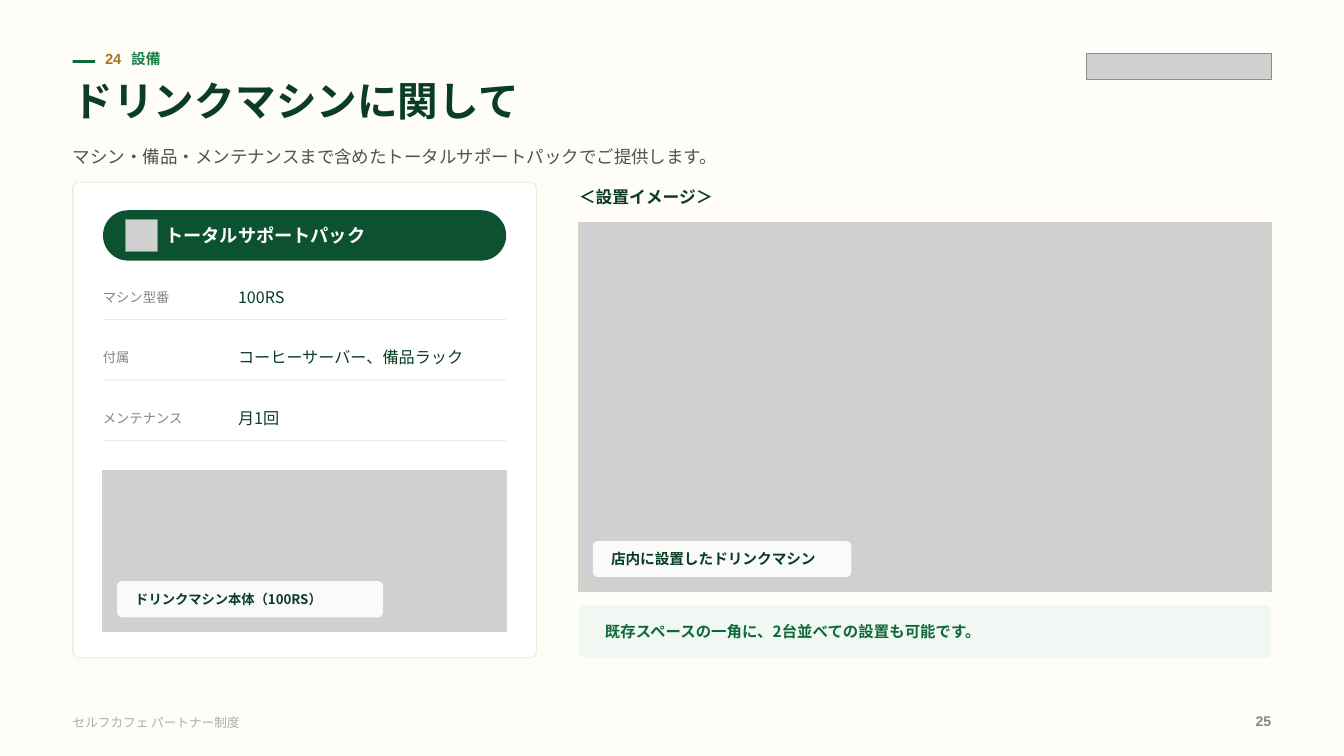
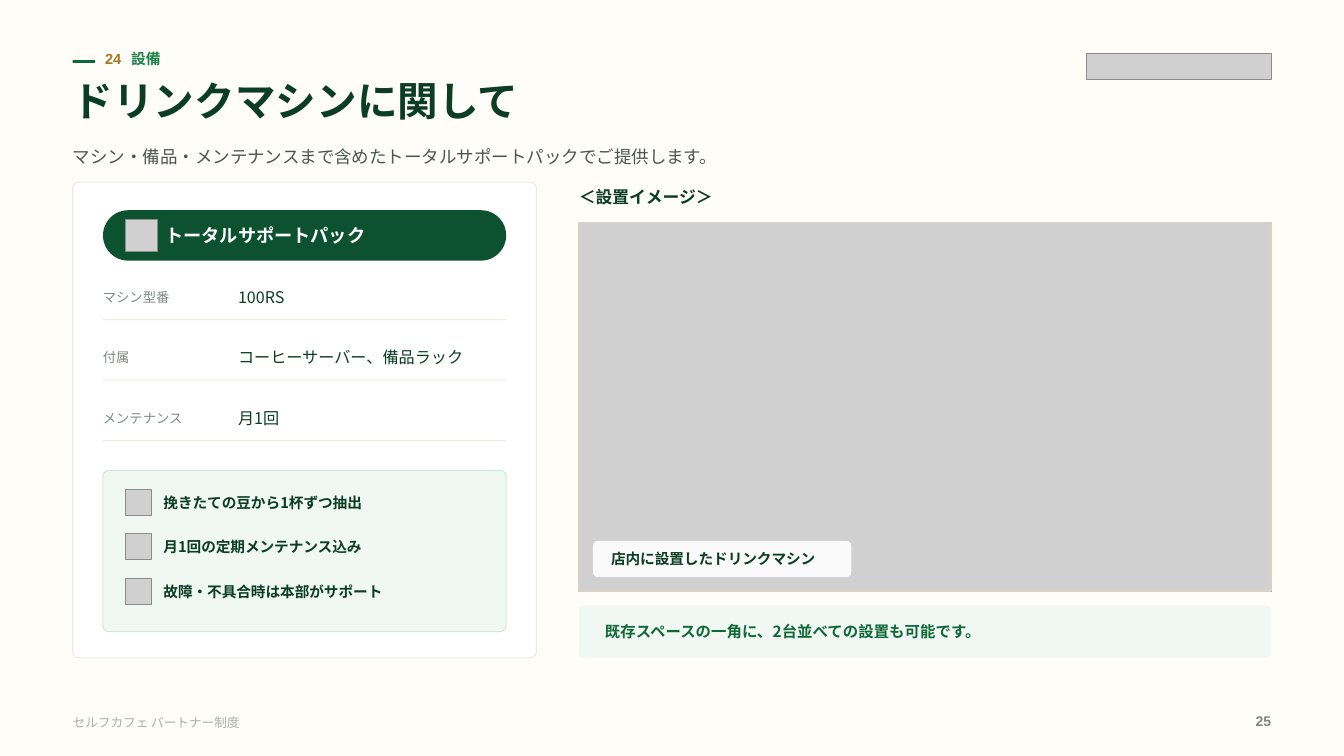
Before and after one commit to a5408071-cmd/suzuki-ceo, a slide deck: slide 25 of selfcafe-partner-deck/selfcafe-partner-deck.pptx. Drawn at 1344x756 pixels with LibreOffice and Linux fonts; fonts in the diff are those of the drawing; grey boxes stand for pictures. Boxes give left, top, right and bottom in pixels: in the first picture for what was removed or moved away, otherwise in the second. Text is boxed around its words. In the diff, an @@ line names an element or a change of style, - is before the commit and + after.

```diff
--- a/selfcafe-partner-deck/selfcafe-partner-deck.pptx
+++ b/selfcafe-partner-deck/selfcafe-partner-deck.pptx
@@ picture removed at bbox=[103, 471, 506, 632] @@
@@ rectangle removed at bbox=[103, 471, 506, 632] @@
@@ rounded rectangle added at bbox=[103, 471, 506, 632], fill #F1F8F3, outline #D2E7DA 0.75 pt @@
@@ picture added at bbox=[125, 490, 151, 516] @@
@@ text added at bbox=[163, 495, 362, 510], 10.5 pt, text #0A3D23, bold @@
+挽きたての豆から1杯ずつ抽出
@@ picture added at bbox=[125, 534, 151, 561] @@
@@ text added at bbox=[163, 539, 361, 554], 10.5 pt, text #0A3D23, bold @@
+月1回の定期メンテナンス込み
@@ rounded rectangle removed at bbox=[117, 582, 383, 618] @@
@@ picture added at bbox=[125, 579, 151, 605] @@
@@ text removed at bbox=[135, 592, 322, 606] @@
-ドリンクマシン本体（100RS）
@@ text added at bbox=[163, 584, 382, 599], 10.5 pt, text #0A3D23, bold @@
+故障・不具合時は本部がサポート
```
Also in this commit, not shown: 5 other slides changed, 5 other files.
